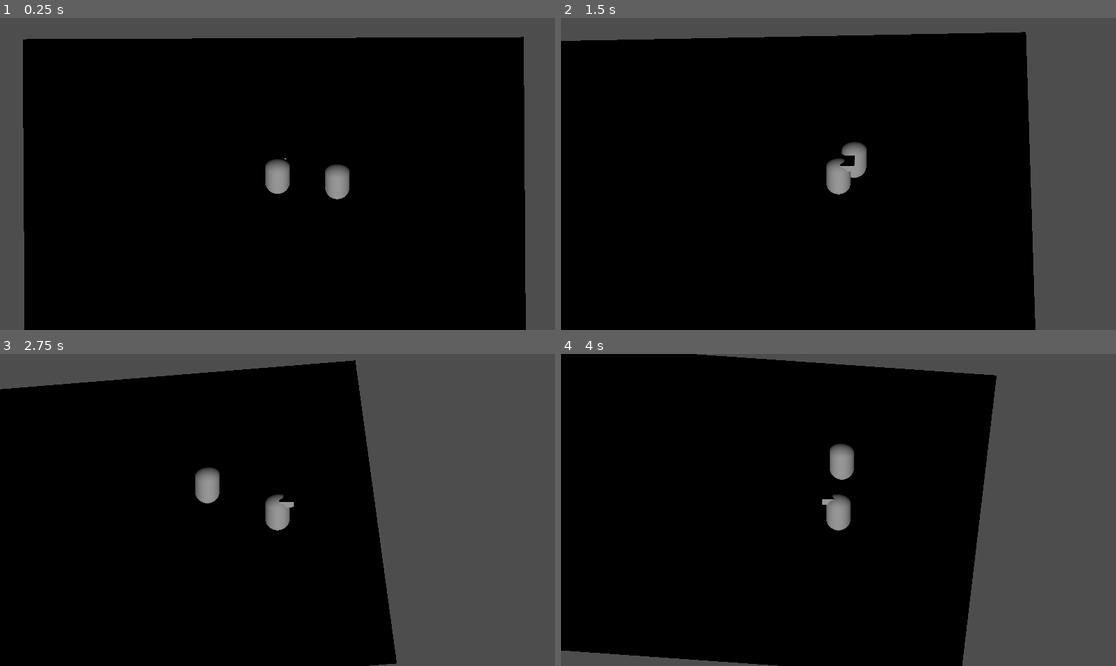
Above: before the commit, frames 1-4 (two rows, left to right).
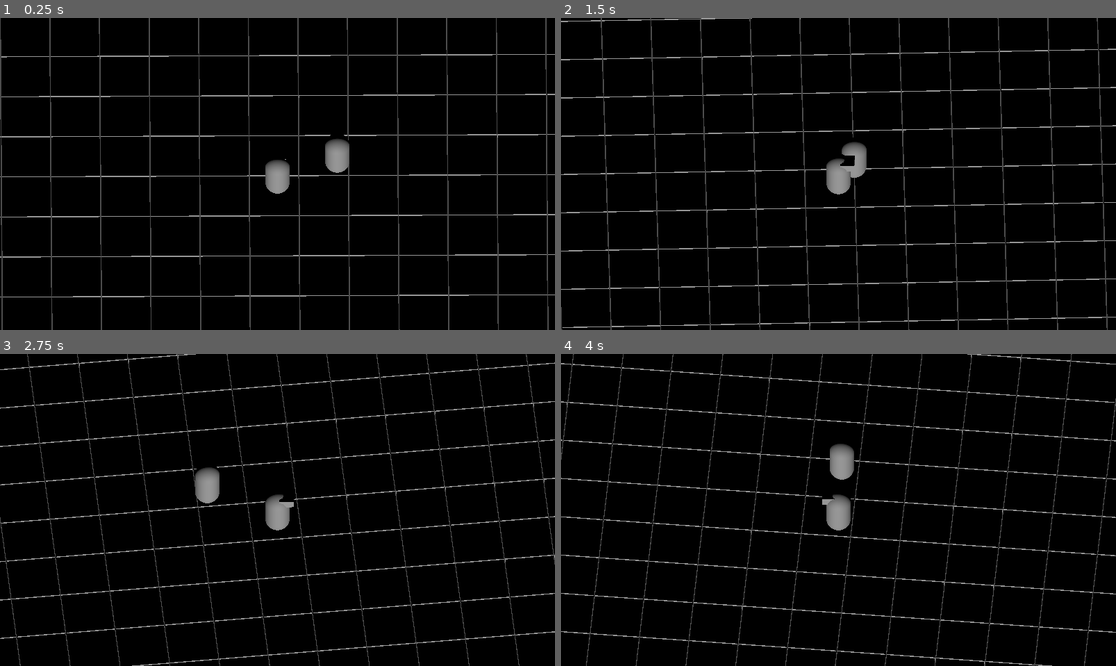
Above: after the commit, the same moments.

Repository: 1p22geo/AWARE_v0
Game: Godot game, scene res://scenes/levels/tilesScene.tscn
Two runs of this game, one before a commit and one after it. Both use one fixed random seed, a clock stepped at 60 frames per second and the inputs below. Before the commit the project starts from res://scenes/levels/testScene.tscn.
Inputs (mouse positions are in pixels of both pictures, inside the frame that each line leads up to):
- Up to frame 1 (0.25 s): no input
- Up to frame 2 (1.5 s): tap Enter at 0.5 s; move the mouse to (960, 158) at 0.52 s; hold D (move_right) 0.53-1.25 s; hold Shift 0.53-1.25 s; click (960, 158) at 0.67 s; tap Space (jump) at 0.77 s; drag from (727, 189) to (810, 236) at 1.27 s
- Up to frame 3 (2.75 s): move the mouse to (333, 441) at 2.02 s; hold D (move_right) from 2.03 s (still down); tap Ctrl at 2.1 s; click (333, 441) at 2.17 s
- Up to frame 4 (4 s): release D (move_right) at 2.75 s; drag from (810, 572) to (672, 463) at 2.77 s; move the mouse to (1005, 556) at 3.52 s; hold A (move_left) from 3.53 s (still down); tap Alt at 3.6 s; click (1005, 556) at 3.67 s; tap Space (jump) at 3.77 s

The runs differ from the first frame. In frame 1, 20% of the frame differs, in the area x 0-100%, y 0-100%; in frame 2, 24%; in frame 3, 39%; in frame 4, 30%.

Commit message:
feat(level): Tiles because proper levels are too difficult

Diff:
--- a/project.godot
+++ b/project.godot
@@ -11,7 +11,7 @@
 [application]
 
 config/name="AWARE_v0"
-run/main_scene="uid://13h3en3o5ymm"
+run/main_scene="uid://cao56yrjq1apv"
 config/features=PackedStringArray("4.5", "Mobile")
 config/icon="res://assets/svg/icon.svg"
 
--- /dev/null
+++ b/scenes/components/tile.tres
@@ -0,0 +1,4 @@
+[gd_resource type="BoxMesh" format=3 uid="uid://cdse8pwl86fpf"]
+
+[resource]
+size = Vector3(1.95, 0.2, 1.95)
--- /dev/null
+++ b/scenes/components/tile.tscn
@@ -0,0 +1,17 @@
+[gd_scene load_steps=4 format=3 uid="uid://b82yijchla6di"]
+
+[ext_resource type="Script" uid="uid://dfhycl36r345u" path="res://src/level/tile.gd" id="1_d8t2i"]
+[ext_resource type="BoxMesh" uid="uid://cdse8pwl86fpf" path="res://scenes/components/tile.tres" id="1_elrc3"]
+
+[sub_resource type="BoxShape3D" id="BoxShape3D_d8t2i"]
+size = Vector3(2, 0.2, 2)
+
+[node name="Tile" type="RigidBody3D"]
+gravity_scale = 0.0
+script = ExtResource("1_d8t2i")
+
+[node name="MeshInstance3D" type="MeshInstance3D" parent="."]
+mesh = ExtResource("1_elrc3")
+
+[node name="CollisionShape3D" type="CollisionShape3D" parent="."]
+shape = SubResource("BoxShape3D_d8t2i")
--- /dev/null
+++ b/scenes/levels/floor.gd
@@ -0,0 +1,24 @@
+extends Node
+
+const tile_prefab = preload("res://scenes/components/tile.tscn")
+
+var tiles = []
+
+
+# Called when the node enters the scene tree for the first time.
+func _ready() -> void:
+	for n in range(-10, 10):
+		tiles.append([])
+		for m in range(-10, 10):
+			var tile: Tile = tile_prefab.instantiate()
+
+			tile.position.x = 2*m
+			tile.position.z = 2*n
+
+			tiles[-1].append(tile)
+			add_child(tile)
+
+
+# Called every frame. 'delta' is the elapsed time since the previous frame.
+func _process(delta: float) -> void:
+	pass
--- /dev/null
+++ b/scenes/levels/tilesScene.tscn
@@ -0,0 +1,22 @@
+[gd_scene load_steps=5 format=3 uid="uid://cao56yrjq1apv"]
+
+[ext_resource type="PackedScene" uid="uid://caa1sxepyuvi0" path="res://scenes/Player/Player.tscn" id="1_1tgcg"]
+[ext_resource type="PackedScene" uid="uid://bekrx0o22avha" path="res://src/characters/Enemies/Enemy1.tscn" id="2_6xaw0"]
+[ext_resource type="PackedScene" uid="uid://byt7eo7ffxjpb" path="res://scenes/UI/menu.tscn" id="3_if6gp"]
+[ext_resource type="Script" uid="uid://cochubd07187t" path="res://scenes/levels/floor.gd" id="4_6xaw0"]
+
+[node name="Main" type="Node3D"]
+
+[node name="Player" parent="." instance=ExtResource("1_1tgcg")]
+transform = Transform3D(1, 0, 0, 0, 1, 0, 0, 0, 1, 0, 2, 0)
+
+[node name="DirectionalLight3D" type="DirectionalLight3D" parent="."]
+transform = Transform3D(1, 0, 0, 0, 1, 0, 0, 0, 1, 0, 0.3766322, 0)
+
+[node name="Enemy" parent="." instance=ExtResource("2_6xaw0")]
+transform = Transform3D(1, 0, 0, 0, 1, 0, 0, 0, 1, 2.54, 2, 0)
+
+[node name="Menu" parent="." instance=ExtResource("3_if6gp")]
+
+[node name="Floor" type="Node3D" parent="."]
+script = ExtResource("4_6xaw0")
--- a/src/characters/Enemies/Enemy1States/idle.gd
+++ b/src/characters/Enemies/Enemy1States/idle.gd
@@ -4,5 +4,4 @@
 
 func Enter():
 	await get_tree().create_timer(0.5).timeout
-	print(2)
 	Change.emit(self,"wanderState")
--- a/src/characters/Enemies/Enemy1States/wander.gd
+++ b/src/characters/Enemies/Enemy1States/wander.gd
@@ -18,7 +18,6 @@
 func Enter():
 	wander()
 	movement_component.speed = speed
-	print(3)
 
 
 func Update(_delta: float):
--- /dev/null
+++ b/src/level/tile.gd
@@ -0,0 +1,11 @@
+extends RigidBody3D
+class_name Tile
+
+func _ready():
+	print("tile exists at " + str(global_position))
+	input_event.connect(on_input_event)
+
+func on_input_event(camera, event, click_position, click_normal, shape_idx):
+	var mouse_click = event as InputEventMouseButton
+	if mouse_click and mouse_click.button_index == 1 and mouse_click.pressed:
+		print("clicked" + str(global_position))
Not shown, added: scenes/levels/floor.gd.uid
Not shown, added: src/level/tile.gd.uid
